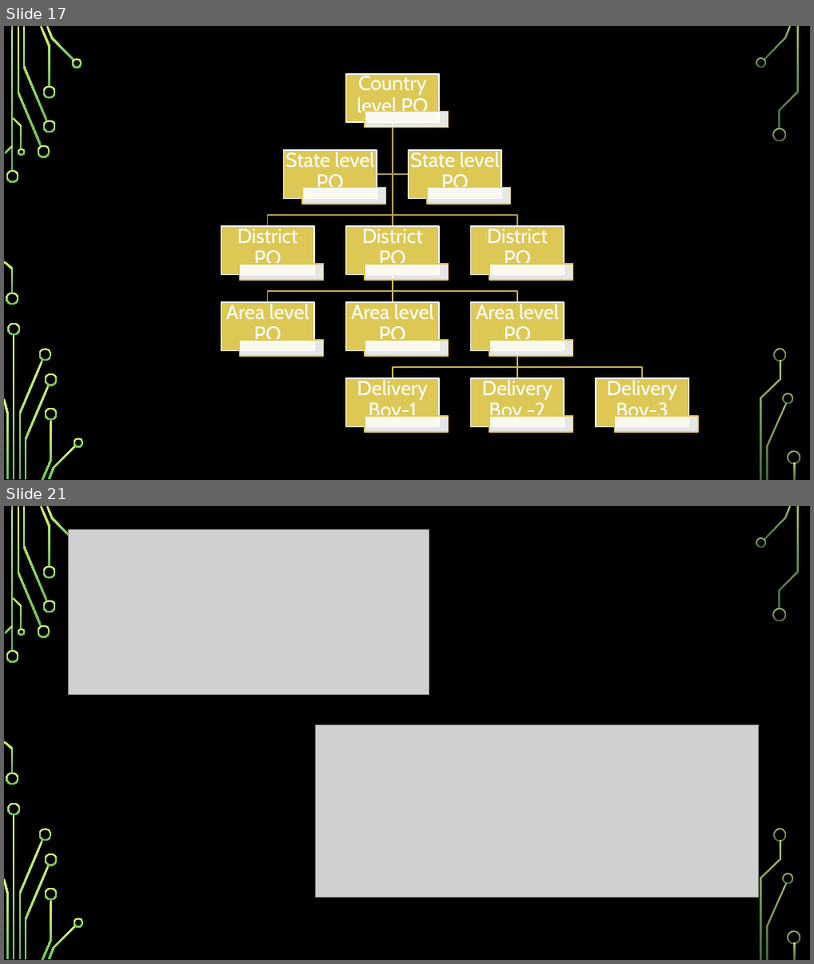
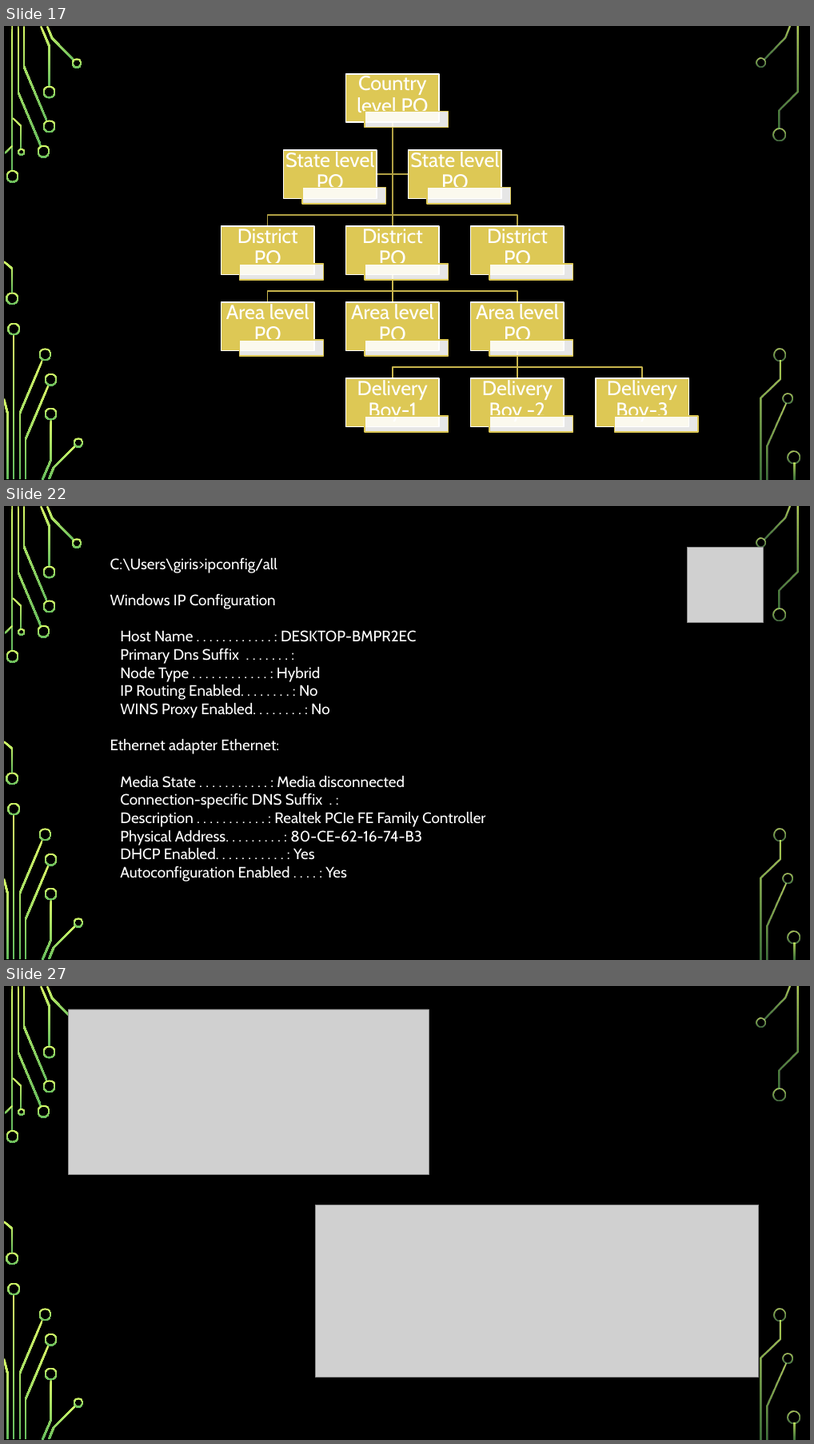
Before and after one commit to girishsukukumar/IoTWorkshop, a slide deck: Module-1.pptx. Shown one above the other, each under a label of ours: slides 17 and 21 before the commit, slides 17, 22 and 27 after it; the slides between them are not shown. The pictures are 814x964 and 814x1444 pixels, drawn with LibreOffice and Linux fonts; fonts in the diff are those of the drawing; grey boxes stand for pictures; background and template pictures are left out. Boxes give left, top, right and bottom in pixels: in the first picture for what was removed or moved away, otherwise in the second. Text is boxed around its words. In the diff, an @@ line names an element or a change of style, - is before the commit and + after.

```diff
--- a/Module-1.pptx
+++ b/Module-1.pptx
@@ slide 22 added at (x1=4, y1=506, x2=810, y2=960), background picture (left out); not listed: 36 template elements that a slide beside it also shows @@
@@ picture added at (x1=688, y1=547, x2=764, y2=623) @@
@@ text added at (x1=110, y1=557, x2=486, y2=881), 18 pt, text #FFFFFF @@
+C:\Users\giris>ipconfig/all
+Windows IP Configuration
+Host Name . . . . . . . . . . . . : DESKTOP-BMPR2EC
+Primary Dns Suffix . . . . . . . :
+Node Type . . . . . . . . . . . . : Hybrid
+IP Routing Enabled. . . . . . . . : No
+WINS Proxy Enabled. . . . . . . . : No
+Ethernet adapter Ethernet:
+Media State . . . . . . . . . . . : Media disconnected
+Connection-specific DNS Suffix . :
+Description . . . . . . . . . . . : Realtek PCIe FE Family Controller
+Physical Address. . . . . . . . . : 80-CE-62-16-74-B3
+DHCP Enabled. . . . . . . . . . . : Yes
+Autoconfiguration Enabled . . . . : Yes
@@ what was slide 21 is now slide 27 @@
```
Also in this commit, not shown: 6 slides changed, 5 other slides added.
